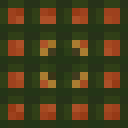
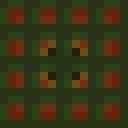
Revision of a layered 128 × 128 image; what changed, layer by layer:
added layer "Layer 6" above "Layer 5" over box(8, 8, 120, 120)
hid "Layer 5", opacity 25% → 100% over box(8, 8, 120, 120)
